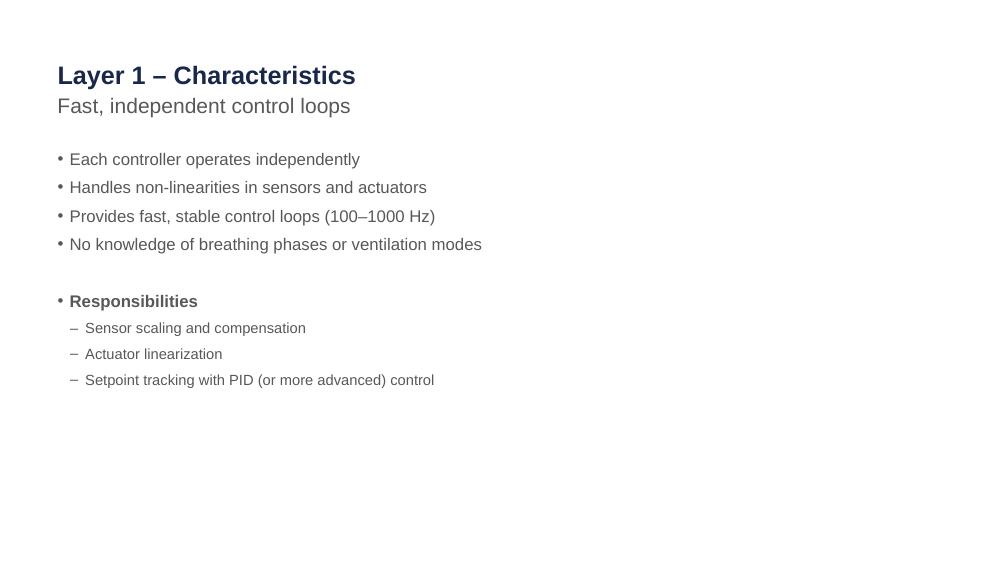
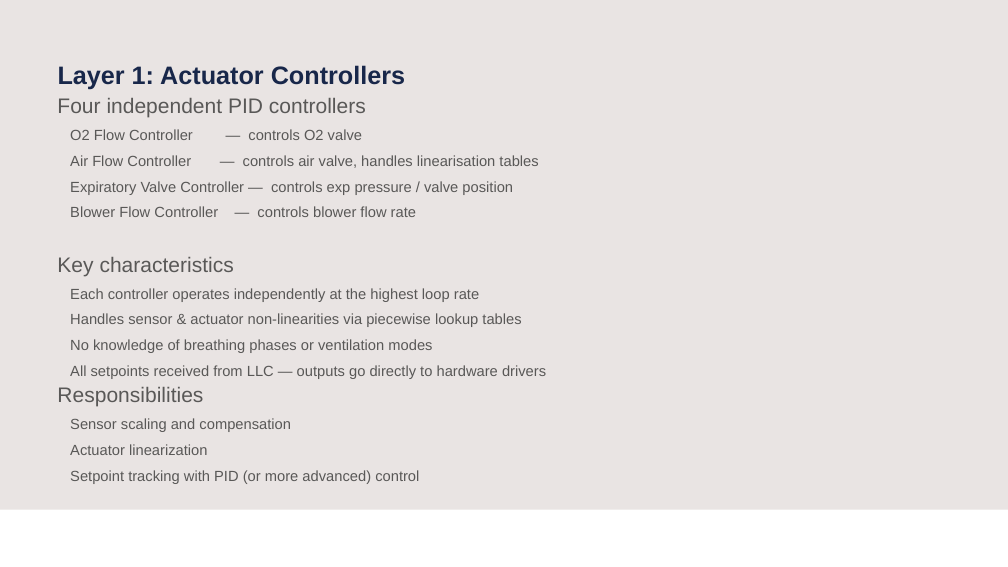
Before and after one commit to Teknosofen/ParallelMixer, a slide deck: slide 5 of documentation/presentation/Ventilator_Control_Architecture.pptx. Drawn at 1008x567 pixels with LibreOffice and Linux fonts; fonts in the diff are those of the drawing; background and template pictures are left out. Boxes give left, top, right and bottom in pixels: in the first picture for what was removed or moved away, otherwise in the second. Text is boxed around its words. In the diff, an @@ line names an element or a change of style, - is before the commit and + after.

```diff
--- a/documentation/presentation/Ventilator_Control_Architecture.pptx
+++ b/documentation/presentation/Ventilator_Control_Architecture.pptx
@@ rectangle added at bbox=[0, 0, 1008, 510], fill #E9E4E3 @@
@@ title at bbox=[58, 65, 405, 90]: text changed @@
-Layer 1 – Characteristics
+Layer 1: Actuator Controllers
@@ text at bbox=[57, 98, 546, 484]: text changed; size 20 to 14 pt @@
-Fast, independent control loops
+Four independent PID controllers
+  O2 Flow Controller — controls O2 valve
+  Air Flow Controller — controls air valve, handles linearisation tables
+  Expiratory Valve Controller — controls exp pressure / valve position
+  Blower Flow Controller — controls blower flow rate
+Key characteristics
+  Each controller operates independently at the highest loop rate
+  Handles sensor & actuator non-linearities via piecewise lookup tables
+  No knowledge of breathing phases or ventilation modes
+  All setpoints received from LLC — outputs go directly to hardware drivers
+Responsibilities
+  Sensor scaling and compensation
+  Actuator linearization
+  Setpoint tracking with PID (or more advanced) control
@@ text removed at bbox=[70, 153, 482, 388] @@
-• Each controller operates independently
-• Handles non-linearities in sensors and actuators
-• Provides fast, stable control loops (100–1000 Hz)
-• No knowledge of breathing phases or ventilation modes
-• Responsibilities
-  ‒ Sensor scaling and compensation
-  ‒ Actuator linearization
-  ‒ Setpoint tracking with PID (or more advanced) control
```
Also in this commit, not shown: 8 other slides changed, 12 slides added, 4 slides removed, 10 other files.
